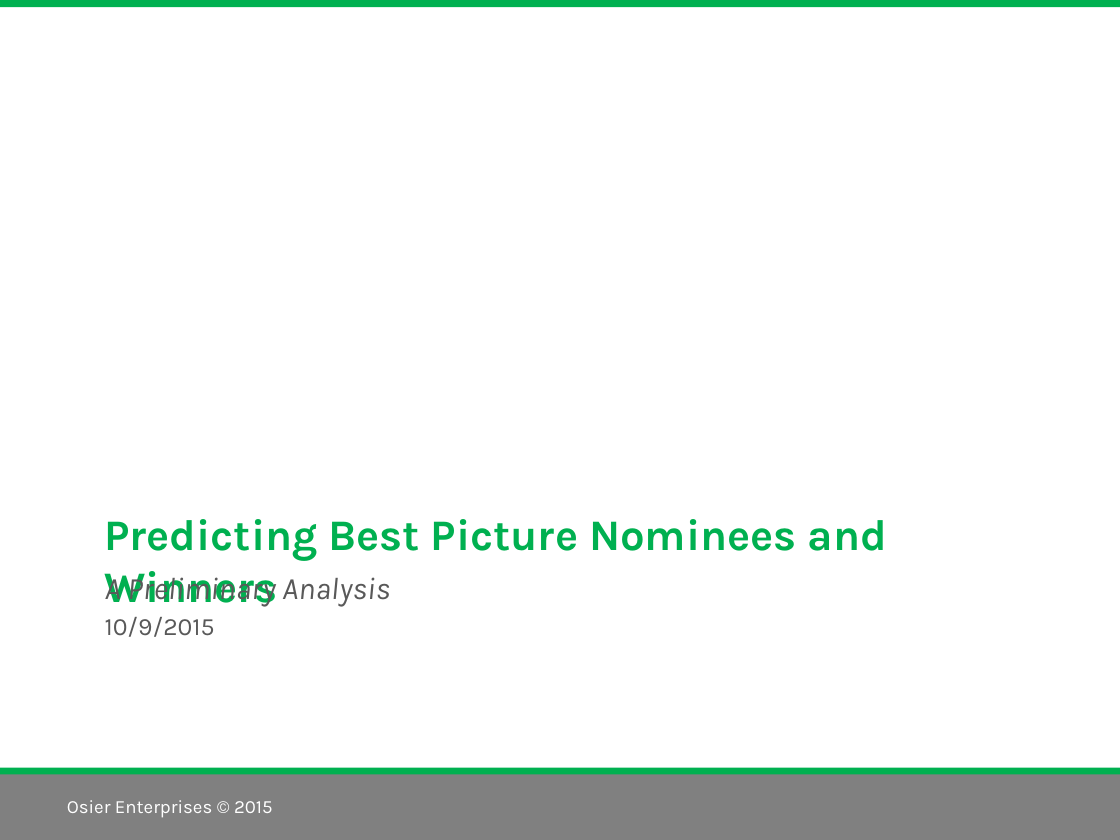
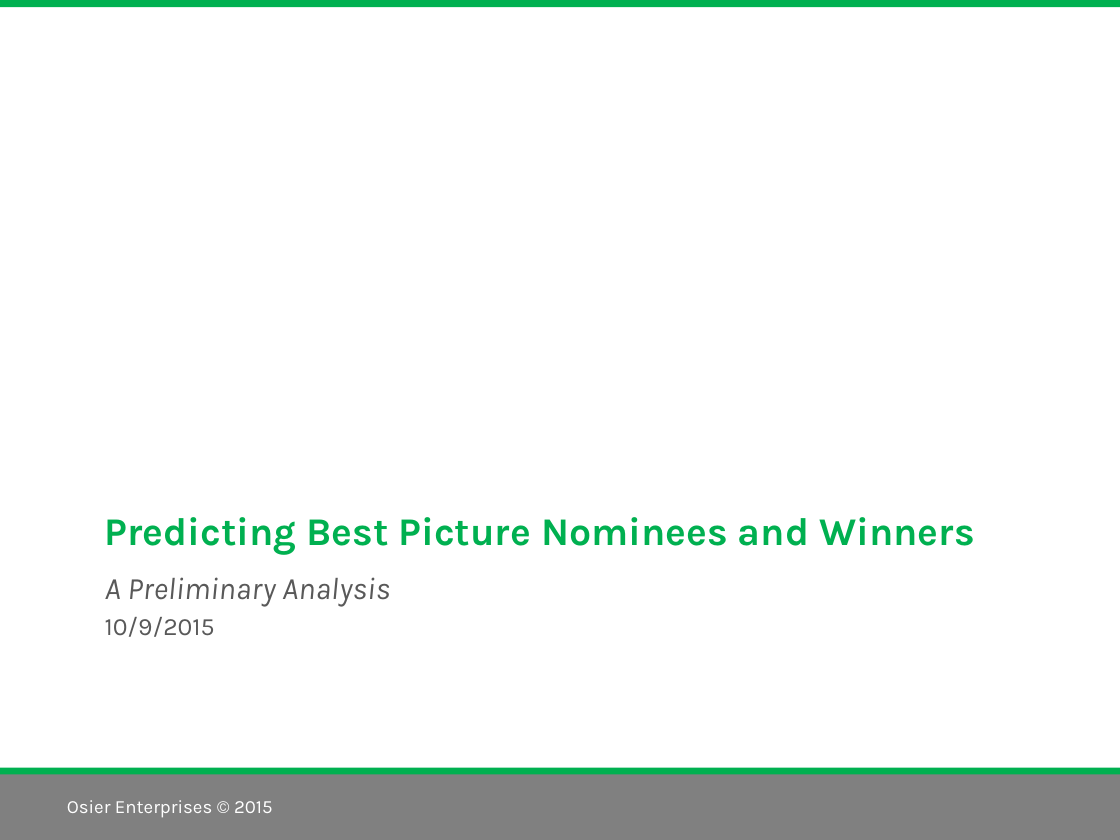
Before and after one commit to sosier/Predicting_Best_Picture_Winners_Nominees, a slide deck: slide 1 of Predicting Best Picture Nominees and Winners v1.0.pptx. Drawn at 1120x840 pixels with LibreOffice and Linux fonts; fonts in the diff are those of the drawing; background and template pictures are left out. Boxes give left, top, right and bottom in pixels: in the first picture for what was removed or moved away, otherwise in the second. Text is boxed around its words. In the diff, an @@ line names an element or a change of style, - is before the commit and + after.

Commit message:
Fixed some presentation formatting

```diff
--- a/Predicting Best Picture Nominees and Winners v1.0.pptx
+++ b/Predicting Best Picture Nominees and Winners v1.0.pptx
@@ title "Predicting Best Picture Nominees and ..." at [105, 517, 975, 555]: size 28 to 25.2 pt @@
```
Also in this commit, not shown: 2 other slides changed, 1 other file.
